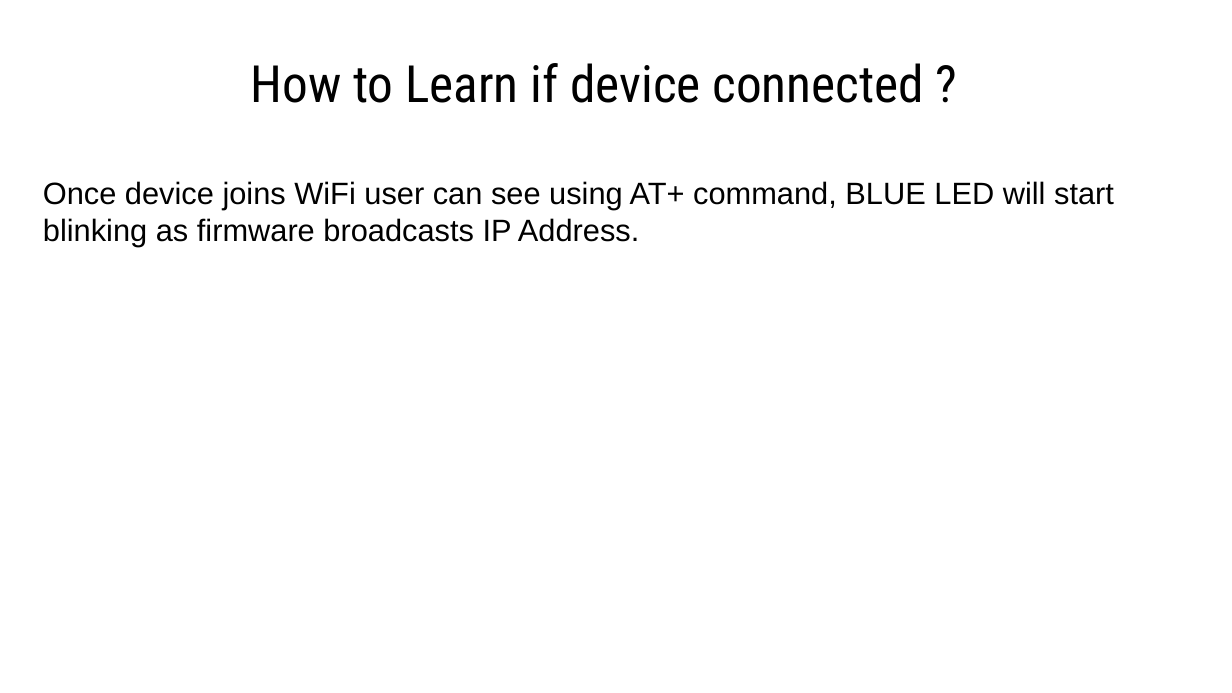
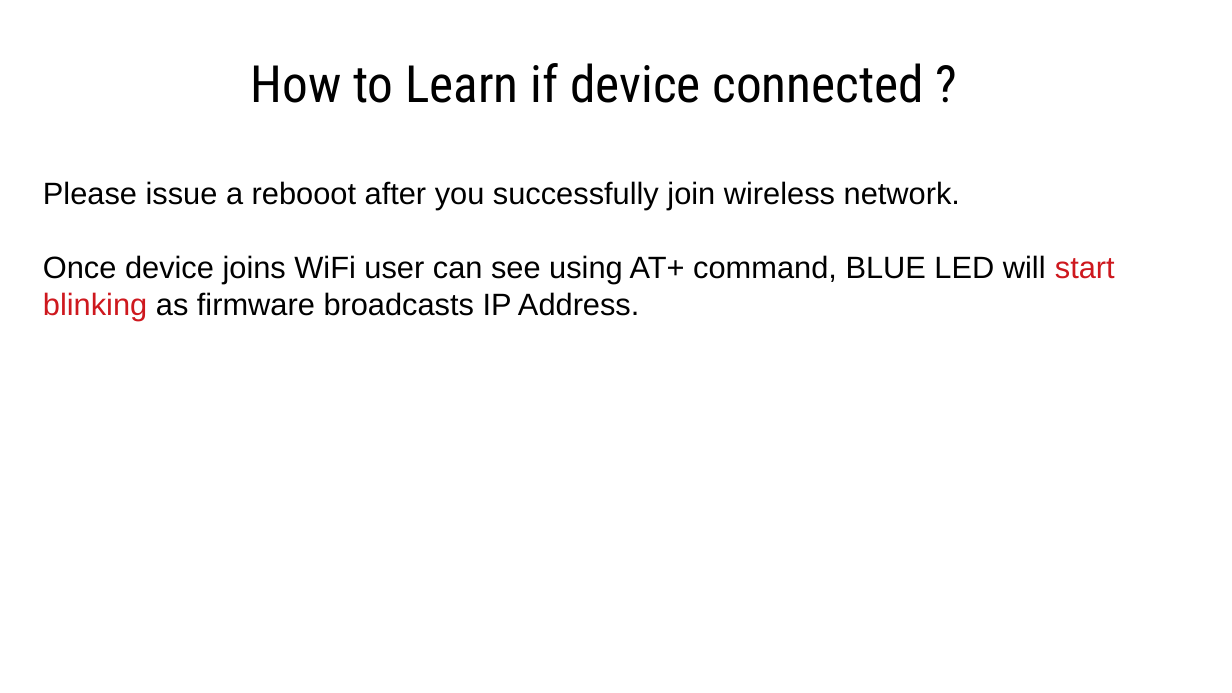
Before and after one commit to natashaiwscope/iot_hw, a slide deck: slide 12 of ppt/wireless.pptx. Drawn at 1232x693 pixels with LibreOffice and Linux fonts; fonts in the diff are those of the drawing. Boxes give left, top, right and bottom in pixels: in the first picture for what was removed or moved away, otherwise in the second. Text is boxed around its words. In the diff, an @@ line names an element or a change of style, - is before the commit and + after.

```diff
--- a/ppt/wireless.pptx
+++ b/ppt/wireless.pptx
@@ text at <box>43,181,960,210</box>: paragraph added @@
+Please issue a rebooot after you successfully join wireless network.
@@ text at <box>43,255,1115,321</box>: text colour #000000 to #CE181E in "start blinking" @@
```
Also in this commit, not shown: 8 other slides changed.
